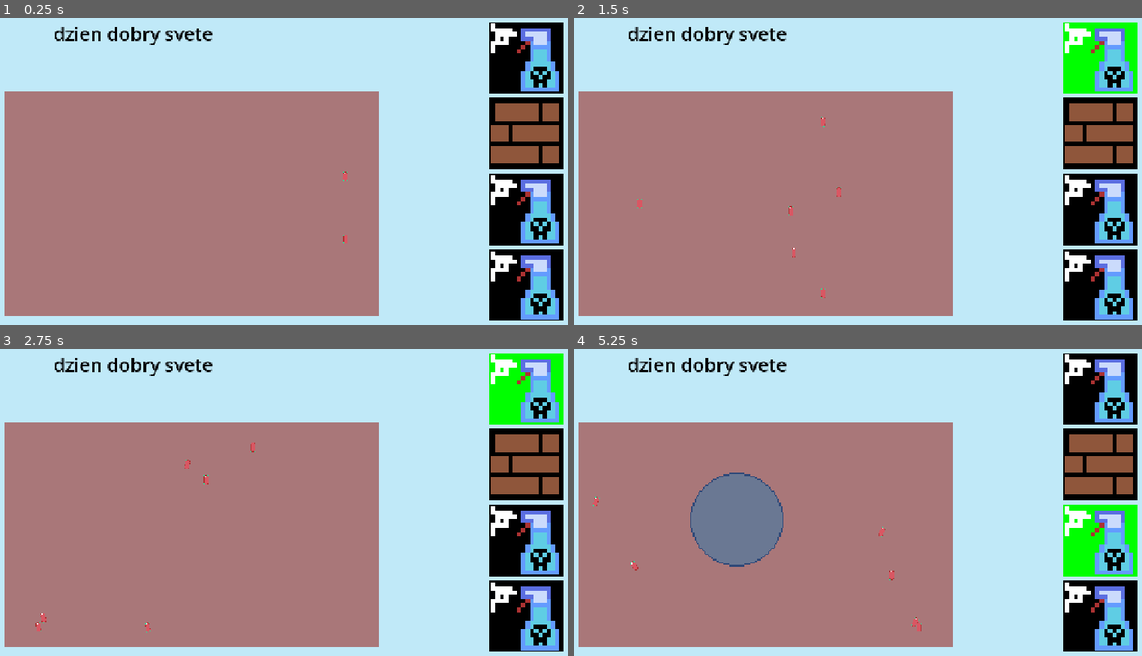
Above: before the commit, frames 1-4 (two rows, left to right).
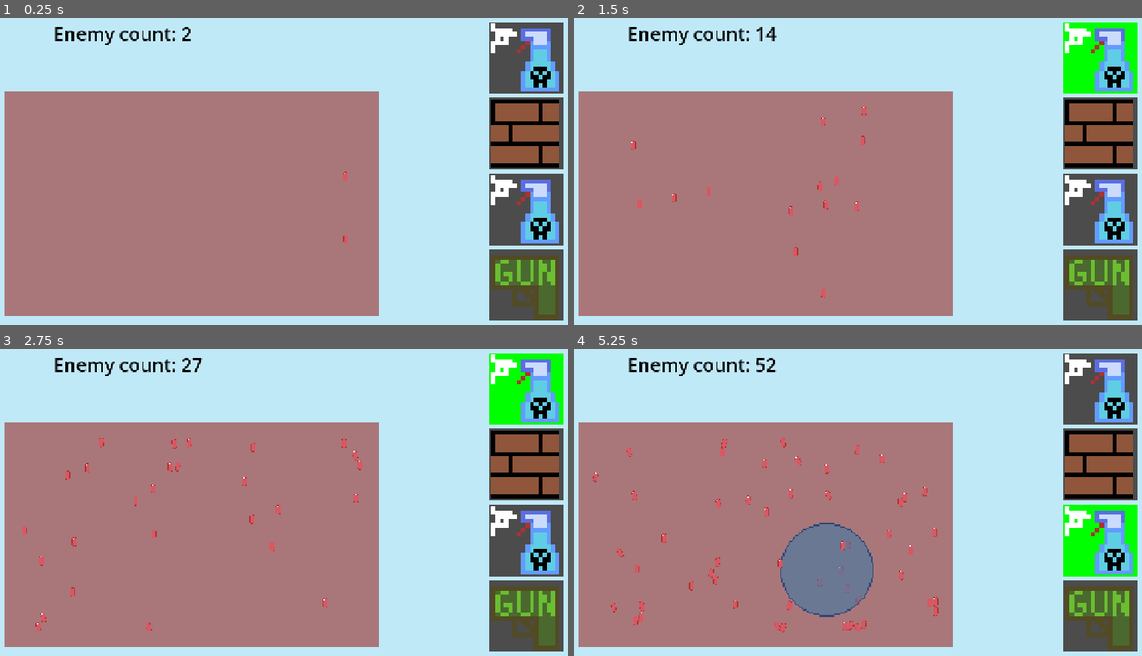
Above: after the commit, the same moments.

Repository: Matuush/gmtk2026
Game: Godot game, scene res://scenes/main.tscn
Two runs of this game, one before a commit and one after it. Both use one fixed random seed, a clock stepped at 60 frames per second and the inputs below.
Inputs (mouse positions are in pixels of both pictures, inside the frame that each line leads up to):
- Up to frame 1 (0.25 s): no input
- Up to frame 2 (1.5 s): click (1102, 57) at 0.52 s; click (1102, 57) at 1.27 s
- Up to frame 3 (2.75 s): click (528, 388) at 2.02 s
- Up to frame 4 (5.25 s): move the mouse to (988, 487) at 2.77 s; hold Q (increase_sanitizer_radius) 2.78-3.53 s; tap 1 (select_item_1) at 3.05, 3.6 s; move the mouse to (738, 517) at 3.52 s; tap 2 (select_item_2) at 3.8 s; move the mouse to (914, 428) at 4.27 s; hold 2 (select_item_2) 4.28-5.03 s; tap 3 (select_item_3) at 4.55, 5.1 s; move the mouse to (829, 570) at 5.02 s

The runs differ from the first frame. In frame 1, 7.6% of the frame differs, in the area x 9-100%, y 1-99%; in frame 2, 6.1%; in frame 3, 6.5%; in frame 4, 15%, in the area x 3-100%, y 1-99%.

Commit message:
sort of finish 3 items and better their implementations

Diff:
--- a/project.godot
+++ b/project.godot
@@ -59,6 +59,22 @@
 "events": [Object(InputEventKey,"resource_local_to_scene":false,"resource_name":"","device":-1,"window_id":0,"alt_press …(192 unchanged characters)…
 ]
 }
+tower_rotate_left={
+"deadzone": 0.2,
+"events": [Object(InputEventMouseButton,"resource_local_to_scene":false,"resource_name":"","device":-1,"window_id":0,"alt_pressed":false,"shift_pressed":false,"ctrl_pressed":false,"meta_pressed":false,"button_mask":0,"position":Vector2(0, 0),"global_position":Vector2(0, 0),"factor":1.0,"button_index":4,"canceled":false,"pressed":false,"double_click":false,"script":null)
+]
+}
+tower_rotate_right={
+"deadzone": 0.2,
+"events": [Object(InputEventMouseButton,"resource_local_to_scene":false,"resource_name":"","device":-1,"window_id":0,"alt_pressed":false,"shift_pressed":false,"ctrl_pressed":false,"meta_pressed":false,"button_mask":0,"position":Vector2(0, 0),"global_position":Vector2(0, 0),"factor":1.0,"button_index":5,"canceled":false,"pressed":false,"double_click":false,"script":null)
+]
+}
+
+[layer_names]
+
+2d_physics/layer_1="organisms"
+2d_physics/layer_2="killers"
+2d_physics/layer_3="bullets"
 
 [physics]
 
--- a/scenes/game/game.gd
+++ b/scenes/game/game.gd
@@ -1,7 +1,7 @@
 class_name game extends Node2D
 
 const killer_count : int = 4
-static var level_killers : Array[killer_enums.names] = [killer_enums.names.sanitizer, killer_enums.names.wall, killer_enums.names.sanitizer, killer_enums.names.sanitizer]
+static var level_killers : Array[killer_enums.names] = [killer_enums.names.sanitizer, killer_enums.names.wall, killer_enums.names.sanitizer, killer_enums.names.shooter]
 
 static var selected_item_button : offered_item_button = null
 static var selected_item_instance = null
@@ -11,6 +11,17 @@
 func _ready():
 	$KillerSelectionBox.make_items()
 	SignalManager.item_selected.connect(_on_item_selected)
+	SignalManager.enemy_count_changed.connect(_on_enemy_count_change)
+
+func _process(_delta : float) -> void:
+	if Input.is_action_just_pressed("select_item_1"):
+		$KillerSelectionBox.select_button(1)
+	if Input.is_action_just_pressed("select_item_2"):
+		$KillerSelectionBox.select_button(2)
+	if Input.is_action_just_pressed("select_item_3"):
+		$KillerSelectionBox.select_button(3)
+	if Input.is_action_just_pressed("select_item_4"):
+		$KillerSelectionBox.select_button(4)
 
 func _on_item_selected():
 	print("Selected new item")
@@ -27,3 +38,6 @@
 	if selected_item_instance != null:
 		selected_item_instance._on_stop_hover()
 	print("Mouse exited!!!")
+
+func _on_enemy_count_change() -> void:
+	$EnemyCountLabel.text = "Enemy count: %d" % simulation.enemies.size()
--- a/scenes/game/game.tscn
+++ b/scenes/game/game.tscn
@@ -12,21 +12,14 @@
 offset_bottom = 720.0
 color = Color(0.7532877, 0.91385627, 0.97304934, 1)
 
-[node name="Label" type="Label" parent="." unique_id=1590296513]
+[node name="EnemyCountLabel" type="Label" parent="." unique_id=1590296513]
 offset_left = 151.0
 offset_top = 38.0
 offset_right = 491.0
 offset_bottom = 121.0
 theme_override_colors/font_color = Color(0, 0, 0, 1)
 theme_override_font_sizes/font_size = 40
-text = "dzien dobry svete"
-
-[node name="KillerSelectionBox" parent="." unique_id=1654676121 instance=ExtResource("4_lfrn8")]
-offset_left = 1080.0
-offset_top = 40.0
-offset_right = 1240.0
-offset_bottom = 680.0
-alignment = 0
+text = "Enemies Alive: xx"
 
 [node name="Simulation" parent="." unique_id=108406509 instance=ExtResource("4_5i0tg")]
 position = Vector2(45, 189)
@@ -37,5 +30,12 @@
 offset_right = 800.0
 offset_bottom = 480.0
 
+[node name="KillerSelectionBox" parent="." unique_id=1654676121 instance=ExtResource("4_lfrn8")]
+offset_left = 1080.0
+offset_top = 40.0
+offset_right = 1240.0
+offset_bottom = 680.0
+alignment = 0
+
 [connection signal="mouse_entered" from="Simulation/EventChecker" to="." method="_on_event_checker_mouse_entered"]
 [connection signal="mouse_exited" from="Simulation/EventChecker" to="." method="_on_event_checker_mouse_exited"]
--- a/scenes/game/killers/killer_enums.gd
+++ b/scenes/game/killers/killer_enums.gd
@@ -2,19 +2,22 @@
 
 #probably should store all this in the scene but i dont want to
 
-enum names {sanitizer, wall}
+enum names {sanitizer, wall, shooter}
 
 const icon_dictionary : Dictionary[names, Texture2D] = {
 	names.sanitizer : preload("res://assets/game/killers/sanitizer_icon.png"),
-	names.wall : preload("res://assets/game/killers/wall_icon.png")
+	names.wall : preload("res://assets/game/killers/wall_icon.png"),
+	names.shooter : preload("res://assets/game/killers/gun_icon.png")
 }
 
 const scene_dictionary : Dictionary[names, PackedScene] = {
 	names.sanitizer : preload("res://scenes/game/killers/sanitizer.tscn"),
-	names.wall : preload("res://scenes/game/killers/wall.tscn")
+	names.wall : preload("res://scenes/game/killers/wall.tscn"),
+	names.shooter : preload("res://scenes/game/killers/shooter.tscn")
 }
 
 static var cooldown_dictionary :  Dictionary[names, float] = {
 	names.sanitizer : 1.0,
-	names.wall : 2.0
+	names.wall : 2.0,
+	names.shooter : 1.0
 }
--- a/scenes/game/killers/sanitizer.gd
+++ b/scenes/game/killers/sanitizer.gd
@@ -20,6 +20,7 @@
 	$DurationTimer.start()
 	$AreaEffect/PreviewSprite.visible = false
 	$AreaEffect/EffectSprite.visible = true
+	AudioManager.play_sanitizer_sound()
 	set_collision_shape()
 
 func _on_hover() -> void:
--- /dev/null
+++ b/scenes/game/killers/shooter.gd
@@ -0,0 +1,47 @@
+class_name shooter extends killer
+
+@export var bullet_scene : PackedScene
+
+var placed : bool
+static var shoot_interval : float = 0.8
+
+func _ready() -> void:
+	placed = false
+	$ShootTimer.wait_time = shoot_interval
+	$PreviewSprite.visible = false
+	$EffectSprite.visible = false
+
+func _on_place() -> void:
+	print("I am placing")
+	placed = true
+	$PreviewSprite.visible = false
+	$EffectSprite.visible = true
+	$ShootTimer.start()
+
+func _on_hover() -> void:
+	$PreviewSprite.visible = true
+
+func _on_stop_hover() -> void:
+	$PreviewSprite.visible = false
+
+func select_direction_to_closest_organism() -> Vector2:
+	print("Current coords: ", position)
+	var closest_organism : Vector2 = Vector2.ZERO
+	var cur_least_dist : float = 10000000.0
+	for enemy in simulation.enemies:
+		var vect_dist : Vector2 = enemy.position - position
+		if vect_dist.distance_to(position) < cur_least_dist:
+			closest_organism = vect_dist
+	return closest_organism.normalized()
+
+
+func _on_shoot_timer_timeout() -> void:
+	print("Placing bullet")
+	if not placed:
+		return
+	var new_bullet = bullet_scene.instantiate()
+	var direction : Vector2 = select_direction_to_closest_organism()
+	new_bullet.linear_velocity = 1000.0 * direction
+	new_bullet.rotation = direction.angle()
+	add_child(new_bullet)
+	AudioManager.play_shoot_sound()
--- /dev/null
+++ b/scenes/game/killers/shooter.tscn
@@ -0,0 +1,36 @@
+[gd_scene format=3 uid="uid://cq3lo7bbyicct"]
+
+[ext_resource type="Script" uid="uid://bhlsnx6xnjh20" path="res://scenes/game/killers/shooter.gd" id="1_6uktl"]
+[ext_resource type="PackedScene" uid="uid://y67pn0h66obu" path="res://scenes/game/killers/shooter_bullet.tscn" id="2_7bk1x"]
+
+[node name="Shooter" type="Node2D" unique_id=2022378077]
+script = ExtResource("1_6uktl")
+bullet_scene = ExtResource("2_7bk1x")
+metadata/_custom_type_script = "uid://cjq87fqmbir20"
+
+[node name="PreviewSprite" type="ColorRect" parent="." unique_id=745845582]
+anchors_preset = 8
+anchor_left = 0.5
+anchor_top = 0.5
+anchor_right = 0.5
+anchor_bottom = 0.5
+offset_left = -32.0
+offset_top = -32.0
+offset_right = 32.0
+offset_bottom = 32.0
+grow_horizontal = 2
+grow_vertical = 2
+mouse_filter = 2
+color = Color(0.7642344, 0.27401945, 0.13515374, 1)
+
+[node name="EffectSprite" type="ColorRect" parent="." unique_id=2015176171]
+offset_left = -32.0
+offset_top = -32.0
+offset_right = 32.0
+offset_bottom = 32.0
+mouse_filter = 2
+color = Color(1, 1, 0.44705883, 1)
+
+[node name="ShootTimer" type="Timer" parent="." unique_id=1254030444]
+
+[connection signal="timeout" from="ShootTimer" to="." method="_on_shoot_timer_timeout"]
--- /dev/null
+++ b/scenes/game/killers/shooter_bullet.gd
@@ -0,0 +1,18 @@
+class_name shooter_bullet extends RigidBody2D
+
+func _on_body_entered(body: Node) -> void:
+	print("Detected collision with!")
+	if is_instance_of(body, killer):
+		print("Killer, returnigng")
+		return
+	elif is_instance_of(body, organism):
+		print("organism, returnigng")
+		body.die()
+	elif is_instance_of(body, shooter_bullet ):
+		print("Bullet")
+	else:
+		print("Secret 3rd thing")
+	var parent = get_parent()
+	if parent != null:
+		parent.call_deferred("remove_child", $".")
+	queue_free()
--- /dev/null
+++ b/scenes/game/killers/shooter_bullet.tscn
@@ -0,0 +1,33 @@
+[gd_scene format=3 uid="uid://y67pn0h66obu"]
+
+[ext_resource type="Script" uid="uid://cu3r4yg0nqld0" path="res://scenes/game/killers/shooter_bullet.gd" id="1_0di7p"]
+
+[sub_resource type="RectangleShape2D" id="RectangleShape2D_oyn23"]
+size = Vector2(20, 10)
+
+[node name="Node2D" type="RigidBody2D" unique_id=993352430]
+collision_layer = 7
+collision_mask = 3
+gravity_scale = 0.0
+contact_monitor = true
+max_contacts_reported = 100
+script = ExtResource("1_0di7p")
+
+[node name="CollisionShape2D" type="CollisionShape2D" parent="." unique_id=466058653]
+shape = SubResource("RectangleShape2D_oyn23")
+
+[node name="ColorRect" type="ColorRect" parent="." unique_id=600915354]
+anchors_preset = 8
+anchor_left = 0.5
+anchor_top = 0.5
+anchor_right = 0.5
+anchor_bottom = 0.5
+offset_left = -10.0
+offset_top = -5.0
+offset_right = 10.0
+offset_bottom = 5.0
+grow_horizontal = 2
+grow_vertical = 2
+mouse_filter = 2
+
+[connection signal="body_entered" from="." to="." method="_on_body_entered"]
--- /dev/null
+++ b/scenes/game/killers/wall.gd
@@ -0,0 +1,46 @@
+class_name wall extends killer
+
+var placed : bool
+var hovering : bool
+
+const rotation_velocity : float = 10.0
+#static var time_placed : float = 10.0
+
+func set_collision_shape():
+	var rect_shape : RectangleShape2D = RectangleShape2D.new()
+	rect_shape.size = $EffectSprite.size
+	$CollisionShape2D.shape = rect_shape
+
+func _process(delta: float) -> void:
+	if not hovering:
+		return
+	print("In process")
+	if Input.is_action_just_released("tower_rotate_left"):
+		print("Left")
+		rotation -= delta * rotation_velocity
+	if Input.is_action_just_released("tower_rotate_right"):
+		print("right")
+		rotation += delta * rotation_velocity
+
+func _on_place() -> void:
+	print("I am placing")
+	placed = true
+	$PreviewSprite.visible = false
+	$EffectSprite.visible = true
+	AudioManager.play_wall_sound()
+	hovering = false
+	set_collision_shape()
+
+func _on_hover() -> void:
+	$PreviewSprite.visible = true
+	hovering = true
+
+func _on_stop_hover() -> void:
+	$PreviewSprite.visible = false
+	hovering = false
+
+func _ready() -> void:
+	print("Ready")
+	placed = false
+	$PreviewSprite.visible = false
+	$EffectSprite.visible = false
--- a/scenes/game/killers/wall.tscn
+++ b/scenes/game/killers/wall.tscn
@@ -1,9 +1,26 @@
 [gd_scene format=3 uid="uid://c2n7nkenmprwu"]
 
-[sub_resource type="RectangleShape2D" id="RectangleShape2D_oyn23"]
-size = Vector2(160, 20)
+[ext_resource type="Script" uid="uid://qglfl4cqwpwm" path="res://scenes/game/killers/wall.gd" id="1_lru8c"]
 
 [node name="Wall" type="StaticBody2D" unique_id=96762326]
+script = ExtResource("1_lru8c")
 
 [node name="CollisionShape2D" type="CollisionShape2D" parent="." unique_id=1851654979]
-shape = SubResource("RectangleShape2D_oyn23")
+
+[node name="PreviewSprite" type="ColorRect" parent="." unique_id=1422414138]
+z_index = 1000
+offset_left = -80.0
+offset_top = -10.0
+offset_right = 80.0
+offset_bottom = 10.0
+mouse_filter = 2
+color = Color(0.7137255, 0, 0, 0.7529412)
+
+[node name="EffectSprite" type="ColorRect" parent="." unique_id=1656661389]
+z_index = 1000
+offset_left = -80.0
+offset_top = -10.0
+offset_right = 80.0
+offset_bottom = 10.0
+mouse_filter = 2
+color = Color(0, 0, 0, 1)
--- a/scenes/game/organisms/amoeba.gd
+++ b/scenes/game/organisms/amoeba.gd
@@ -3,10 +3,13 @@
 func die() -> void:
 	var index = simulation.enemies.find($".")
 	simulation.enemies.remove_at(index)
+	SignalManager.enemy_count_changed.emit()
 	var parent_scene = get_parent()
-	parent_scene.remove_child($".")
+	if parent_scene != null:
+		parent_scene.remove_child($".")
 	queue_free()
 	print("Index: ", index)
+	AudioManager.play_bacteria_death_sound()
 	pass
 
 func _init() -> void:
--- a/scenes/game/organisms/amoeba.tscn
+++ b/scenes/game/organisms/amoeba.tscn
@@ -15,6 +15,7 @@
 shape = SubResource("CapsuleShape2D_oyn23")
 
 [node name="ColorRect" type="ColorRect" parent="." unique_id=1175198685]
+visible = false
 anchors_preset = 8
 anchor_left = 0.5
 anchor_top = 0.5
--- a/scenes/game/ui_elements/OfferedItemButton.tscn
+++ b/scenes/game/ui_elements/OfferedItemButton.tscn
@@ -18,6 +18,7 @@
 size_flags_vertical = 3
 script = ExtResource("2_bbbor")
 item_selected_color = Color(0, 1, 0, 1)
+item_not_selected_color = Color(0.29954746, 0.29954746, 0.29954743, 1)
 
 [node name="ButtonSelectedTheme" type="ColorRect" parent="." unique_id=537524089]
 layout_mode = 1
--- a/scenes/game/ui_elements/killer_selection_box.gd
+++ b/scenes/game/ui_elements/killer_selection_box.gd
@@ -10,21 +10,13 @@
 func select_button(selected_id : int):
 	if game.selected_item_button != null:
 		game.selected_item_button.deselect_button()
+	if game.hover_over_simulation and game.selected_item_instance != null:
+			game.selected_item_instance._on_stop_hover()
 	for item_button in Boxes:
 		if selected_id == item_button.button_id:
 			game.selected_item_button = item_button
 	game.selected_item_button.select_button()
 	game.selected_item_instance = game.selected_item_button.killer_current_instance
+	if game.hover_over_simulation and game.selected_item_instance != null:
+		game.selected_item_instance._on_hover()
 	SignalManager.item_selected.emit()
-
-func _input(event: InputEvent) -> void:
-	if event.is_action_pressed("select_item_1"):
-		select_button(1)
-	if event.is_action_pressed("select_item_2"):
-		select_button(2)
-	if event.is_action_pressed("select_item_3"):
-		select_button(3)
-	if event.is_action_pressed("select_item_4"):
-		select_button(4)
-	#if event.is_action_pressed("increase_sanitizer_radius"):
-		#sanitizer.sanitizer_size += 1
--- a/scenes/game/ui_elements/simulation.gd
+++ b/scenes/game/ui_elements/simulation.gd
@@ -3,7 +3,7 @@
 static var area_size : Vector2 = Vector2(800.0, 480.0)
 static var border_width : float = 32.0
 
-const AMOEBA_LIMIT : int = 6
+const AMOEBA_LIMIT : int = 1000
 
 var my_time : float = 0.0
 static var enemies : Array = []
@@ -40,3 +40,4 @@
 
 		enemies.push_back(new_amoeba)
 		add_child(new_amoeba)
+		SignalManager.enemy_count_changed.emit()
--- a/scenes/signal_manager.gd
+++ b/scenes/signal_manager.gd
@@ -2,3 +2,5 @@
 
 signal item_selected
 signal item_used
+
+signal enemy_count_changed
Binary file added: assets/game/killers/gun_icon.png
Not shown, added: assets/game/killers/gun_icon.png.import
Not shown, added: scenes/game/killers/shooter.gd.uid
Not shown, added: scenes/game/killers/shooter_bullet.gd.uid
Not shown, added: scenes/game/killers/wall.gd.uid
